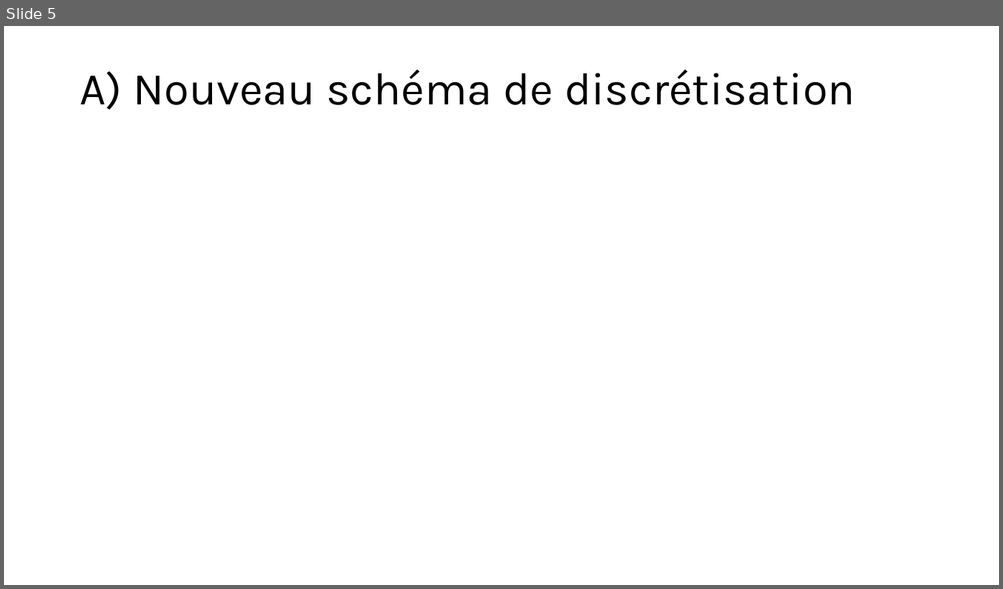
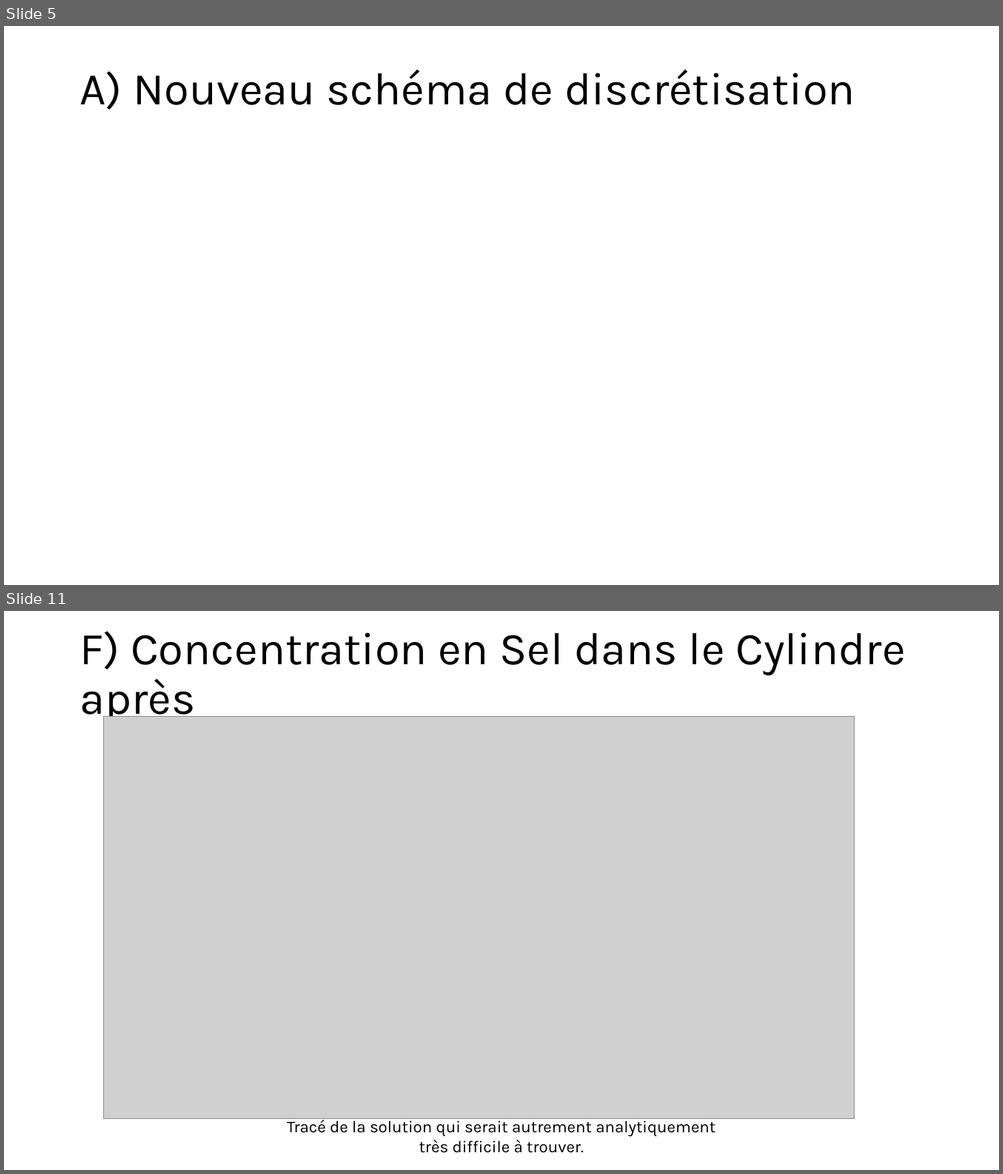
Before and after one commit to antoine-pt/MEC8211, a slide deck: MEC8211-Devoir2.pptx. Shown one above the other, each under a label of ours: slide 5 before the commit, slides 5 and 11 after it; the slides between them are not shown. The pictures are 1003x589 and 1003x1174 pixels, drawn with LibreOffice and Linux fonts; fonts in the diff are those of the drawing; grey boxes stand for pictures. Boxes give left, top, right and bottom in pixels: in the first picture for what was removed or moved away, otherwise in the second. Text is boxed around its words. In the diff, an @@ line names an element or a change of style, - is before the commit and + after.

Commit message:
Ajout des diapos B, C, D, F dans le powerpoint

```diff
--- a/MEC8211-Devoir2.pptx
+++ b/MEC8211-Devoir2.pptx
@@ slide 11 added at (4, 611, 999, 1170), background #FFFFFF @@
@@ title added at (79, 631, 905, 725), 44 pt, text #000000 @@
+F) Concentration en Sel dans le Cylindre après
@@ picture added at (104, 716, 854, 1119) @@
@@ text added at (287, 1118, 715, 1153), 16 pt, text #000000 @@
+Tracé de la solution qui serait autrement analytiquement très difficile à trouver.
```
Also in this commit, not shown: 5 other slides added.
